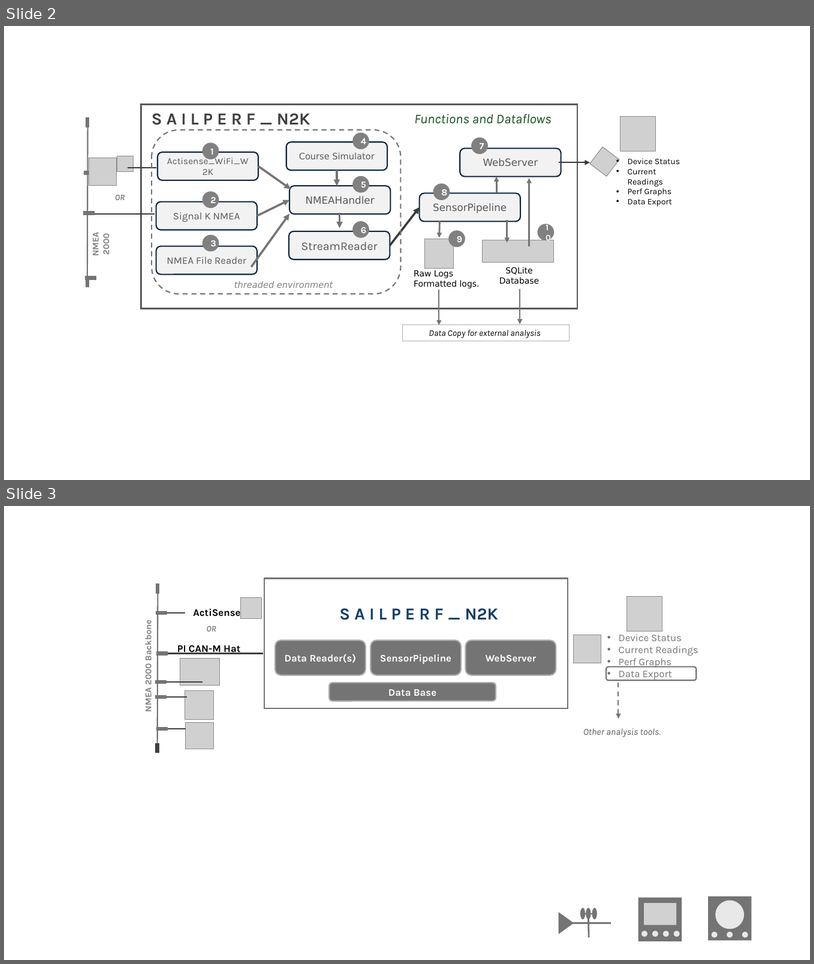
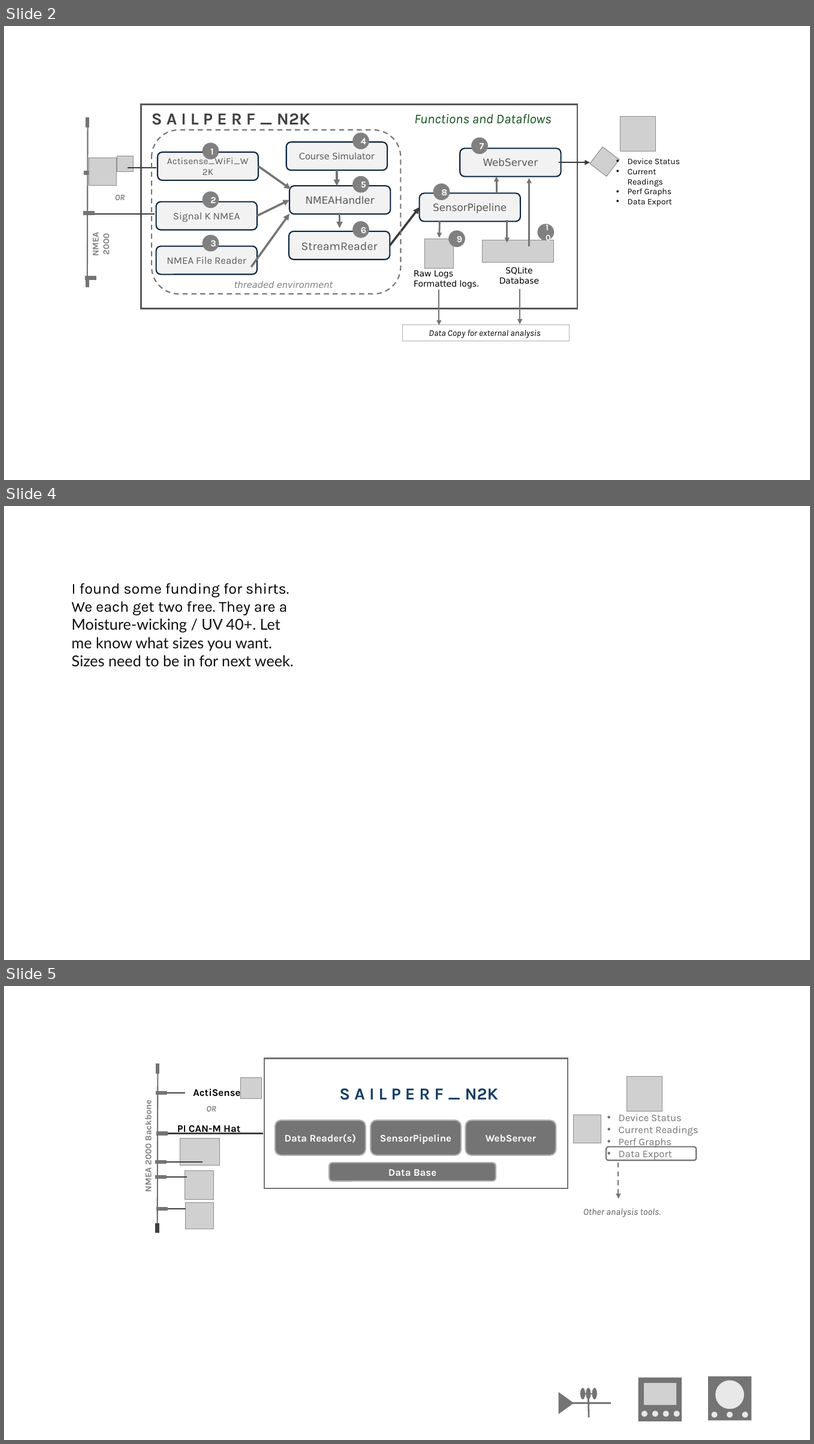
Before and after one commit to lindsaymcrory/SailPerf_N2K, a slide deck: assets/diagrams.pptx. Shown one above the other, each under a label of ours: slides 2 and 3 before the commit, slides 2, 4 and 5 after it; the slides between them are not shown. The pictures are 814x964 and 814x1444 pixels, drawn with LibreOffice and Linux fonts; fonts in the diff are those of the drawing; grey boxes stand for pictures. Boxes give left, top, right and bottom in pixels: in the first picture for what was removed or moved away, otherwise in the second. Text is boxed around its words. In the diff, an @@ line names an element or a change of style, - is before the commit and + after.

```diff
--- a/assets/diagrams.pptx
+++ b/assets/diagrams.pptx
@@ slide 4 added at (x1=4, y1=506, x2=810, y2=960), background #FFFFFF @@
@@ text added at (x1=72, y1=583, x2=294, y2=667), 18 pt, text #111111 @@
+I found some funding for shirts. We each get two free. They are a Moisture-wicking / UV 40+. Let me know what sizes you want. Sizes need to be in for next week.
@@ what was slide 3 is now slide 5 @@
```
Also in this commit, not shown: 1 other slide added, 4 other files.
